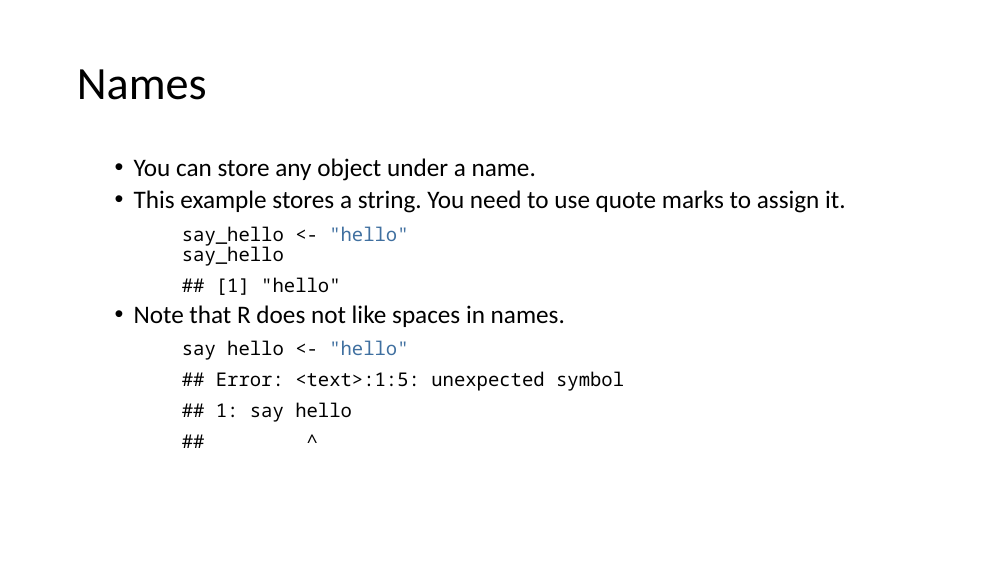
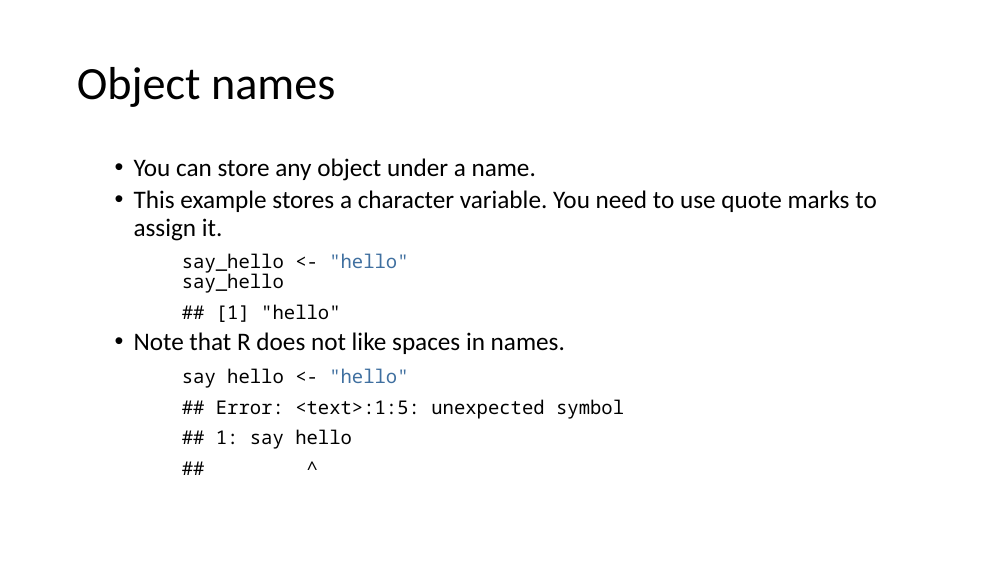
Before and after one commit to ClinicianCoders/ClinicianCoders, a slide deck: slide 23 of Workshops/Workshop1.pptx. Drawn at 1008x567 pixels with LibreOffice and Linux fonts; fonts in the diff are those of the drawing. Boxes give left, top, right and bottom in pixels: in the first picture for what was removed or moved away, otherwise in the second. Text is boxed around its words. In the diff, an @@ line names an element or a change of style, - is before the commit and + after.

```diff
--- a/Workshops/Workshop1.pptx
+++ b/Workshops/Workshop1.pptx
@@ title at box(77, 67, 335, 107): text changed @@
-Names
+Object names
@@ text at box(134, 190, 877, 241): text changed @@
-  • This example stores a string. You need to use quote marks to assign it.
+  • This example stores a character variable. You need to use quote marks to assign it.
```
Also in this commit, not shown: 28 other slides changed, 2 other files.
